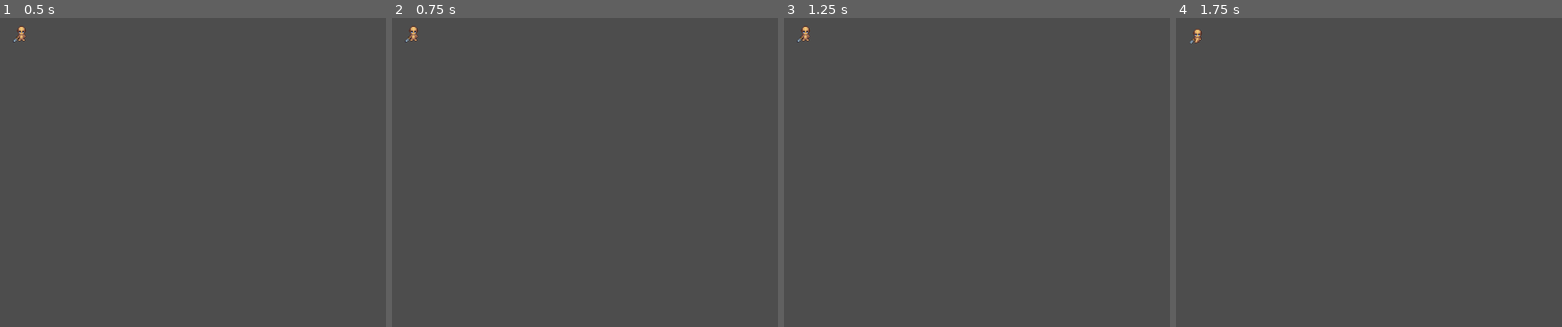
Above: before the commit, frames 1-4 (left to right).
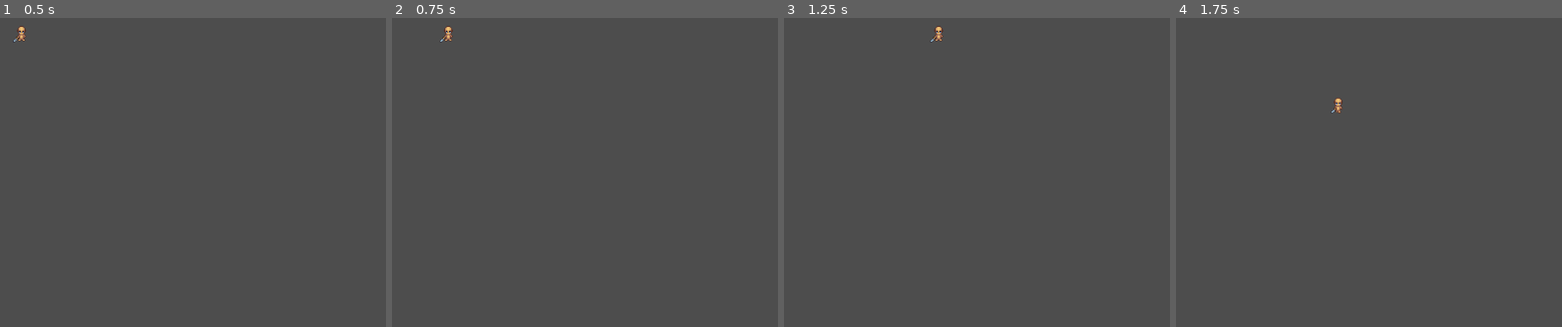
Above: after the commit, the same moments.

Repository: amoxley-developer/monster-survivors
Game: Godot game, scene res://scenes/player.tscn
Two runs of this game, one before a commit and one after it. Both use one fixed random seed, a clock stepped at 60 frames per second and the inputs below. The project has no main scene, so this scene is started directly.
Inputs:
- Up to frame 1 (0.5 s): no input
- Up to frame 2 (0.75 s): tap Enter at 0.5 s; hold Right (right) from 0.53 s (still down); hold Space (dash) from 0.53 s (still down)
- Up to frame 3 (1.25 s): keep holding Right (right); keep holding Space (dash)
- Up to frame 4 (1.75 s): release Right (right) at 1.28 s; release Space (dash) at 1.28 s; hold Down (down) from 1.28 s (still down); tap Space (dash) at 1.35 s

Frame 1 is identical in both runs. In frame 2, 0.2% of the frame differs, in the area x 3-16%, y 2-8%; in frame 3, 0.2%, in the area x 3-42%, y 2-8%; in frame 4, 0.2%.

Commit message:
create dash movement

Diff:
--- a/scripts/state-machine/Player/DashState.gd
+++ b/scripts/state-machine/Player/DashState.gd
@@ -4,18 +4,31 @@
 @export var IdleState: PlayerIdleState
 @export var MoveState: PlayerMovingState
 
-@export var dash_time_length := 0.5
+@export var dash_time_length := .325
 var dash_time: float
+var last_dash_time: float
 
 func enter_state(player_node: Player):
 	super(player_node)
+	last_dash_time = dash_time_length
 	dash_time = dash_time_length
 
 func handle_process(delta: float):
 	if dash_time <= 0:
 		exit_state()
 	else:
-		dash_time -= delta
+		handle_movement(delta)
+
+func handle_movement(delta: float):
+	dash_time -= delta
+
+	# Calculate dash distance formula: Distance Traveled = ((last dash time - current dash time)/total dash time) * Dash Distance
+	var elapsed_dash_time := last_dash_time - dash_time
+	var dash_distance = (elapsed_dash_time/dash_time_length) * player.total_dash_distance
+	last_dash_time = dash_time
+	player.velocity = player.last_direction * dash_distance
+	player.move_and_collide(player.velocity)
+
 
 func exit_state():
 	var direction = Input.get_vector('left', 'right', 'up', 'down')
--- a/scripts/state-machine/Player/MovingState.gd
+++ b/scripts/state-machine/Player/MovingState.gd
@@ -10,6 +10,7 @@
 
 func handle_process(delta: float):
 	var direction = Input.get_vector('left', 'right', 'up', 'down')
+	player.last_direction = direction
 	if Input.is_action_pressed("dash"):
 		player.change_state(DashState)
 	elif direction == Vector2.ZERO:
--- a/scripts/state-machine/Player/player.gd
+++ b/scripts/state-machine/Player/player.gd
@@ -11,8 +11,10 @@
 @export var IdleState: PlayerIdleState
 @export var PlayerAnimation: AnimatedSprite2D
 @export var walk_speed := 25
+@export var total_dash_distance := 100
 var CurrentState: PlayerState
 var cardinal_direction: String = CardinalDirections.get("DOWN")
+var last_direction: Vector2
 
 func _ready():
 	change_state(IdleState)
